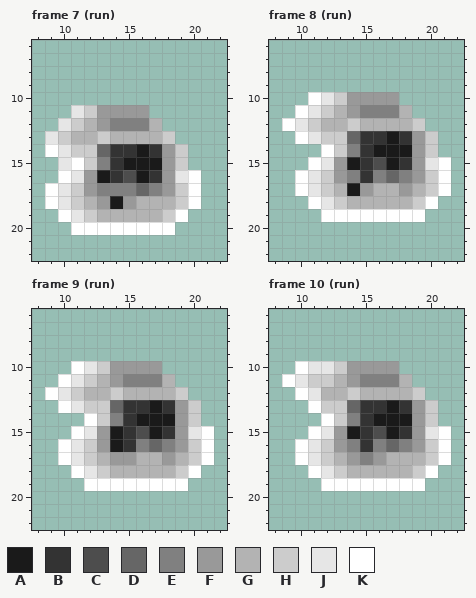
Pixel-art file: Runtime/Visuals/Characters/ParametricMan.ase. The picture above was drawn from the file before the commit.
32x32 pixels, 41 frames. Shown: frame 7 (run): x 8..22, y 6..22; frame 8 (run): x 8..22, y 6..22; frame 9 (run): x 8..22, y 6..22; frame 10 (run): x 8..22, y 6..22. The commit also changed other frames, which this record leaves out.
Visible layers, top first: "Beard", "LeftHand", "RightHand", "LeftEye", "RightEye", "LeftFoot", "RightFoot", "Head", "Legs", "Abdomen", "Torso", "Hair".
Palette (. is transparent): A #1a1a1a  B #333333  C #4d4d4d  D #666666  E #808080  F #999999  G #b3b3b3  H #cccccc  J #e6e6e6  K #ffffff
Pixels before, frame 7 (run), first column x 9:
11 ..JHFFFF....
12 .JHGFEEEG...
13 JHGGHGGGGH..
14 KJHHDBBABFH.
15 .JKHEBAAAFH.
16 .KJFABCABFJK
17 KJHFEEEDEFHK
18 KJHGFAFGGGHK
19 .KJHGGGGGHK.
20 ..KKKKKKKK..
Pixels before, frame 8 (run), first column x 9:
10 ..KJHFFFF....
11 .KJHGFEEEG...
12 KJHGGHGGGGH..
13 .KJHHDBBABFH.
14 ...KHEBAAAFH.
15 ..KJFABCABFJK
16 .KJHFEBEDEFHK
17 .KJHGAFGGFGHK
18 ..KJHGGGGGHK.
19 ...KKKKKKKK..
Pixels before, frame 9 (run), first column x 9:
10 ..KJHFFFF....
11 .KJHGFEEEG...
12 KJHGGHGGGGH..
13 .KJHHDBBABFH.
14 ...KHEBAAAFH.
15 ..KJFABCABFJK
16 .KJHFABEDEFHK
17 .KJHGFFGGFGHK
18 ..KJHGGGGGHK.
19 ...KKKKKKKK..
Pixels before, frame 10 (run), first column x 9:
10 .KJJHFFFF....
11 KJHHGFEEEG...
12 .KJGGHGGGGH..
13 ..KHHDBBABFH.
14 ...KHEBAAAFH.
15 ..KJFABCABFJK
16 .KJHFEBEDEFHK
17 .KJHGFEFGGGHK
18 ..KJHGGGGGHK.
19 ...KKKKKKKK..
After the commit:
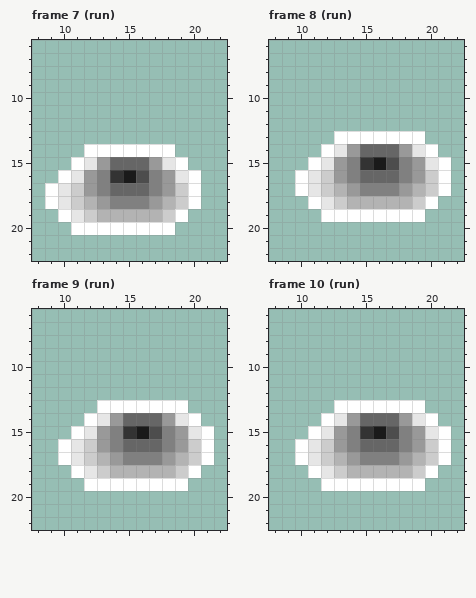
What changed:
layer "Hair" now hidden
layer "Abdomen" now hidden
layer "Legs" now hidden
layer "Head" now hidden
layer "RightFoot" now hidden
layer "LeftFoot" now hidden
layer "RightEye" now hidden
layer "LeftEye" now hidden
layer "RightHand" now hidden
layer "LeftHand" now hidden
layer "Beard" now hidden
Frame 7 (run):
y 11: x 11..16 JHFFFF -> ......
y 12: x 10..17 JHGFEEEG -> ........
y 13: x 9..18 JHGGHGGGGH -> ..........
y 14: x 9..19 KJHHDBBABFH -> ...KKKKKKK.
y 15: x 10 J -> .; x 12..19 HEBAAAFH -> JFDDDFJK
y 16: x 13 A -> E; x 15..17 CAB -> ACE
y 17: x 14..15 EE -> DD
y 18: x 14..17 AFGG -> EEEF
Frame 8 (run):
y 10: x 11..17 KJHFFFF -> .......
y 11: x 10..18 KJHGFEEEG -> .........
y 12: x 9..19 KJHGGHGGGGH -> ...........
y 13: x 10..20 KJHHDBBABFH -> ...KKKKKKK.
y 14: x 13..20 HEBAAAFH -> JFDDDFJK
y 15: x 14 A -> E; x 16..18 CAB -> ACE
y 16: x 15..16 BE -> DD
y 17: x 14..17 AFGG -> FEEE
Frame 9 (run):
y 10: x 11..17 KJHFFFF -> .......
y 11: x 10..18 KJHGFEEEG -> .........
y 12: x 9..19 KJHGGHGGGGH -> ...........
y 13: x 10..20 KJHHDBBABFH -> ...KKKKKKK.
y 14: x 13..20 HEBAAAFH -> JFDDDFJK
y 15: x 14 A -> E; x 16..18 CAB -> ACE
y 16: x 14..16 ABE -> EDD
y 17: x 15..17 FGG -> EEE
Frame 10 (run):
y 10: x 10..17 KJJHFFFF -> ........
y 11: x 9..18 KJHHGFEEEG -> ..........
y 12: x 10..19 KJGGHGGGGH -> ..........
y 13: x 11..20 KHHDBBABFH -> ..KKKKKKK.
y 14: x 13..20 HEBAAAFH -> JFDDDFJK
y 15: x 14 A -> E; x 16..18 CAB -> ACE
y 16: x 15..16 BE -> DD
y 17: x 16..18 FGG -> EEF
Changed places in both pictures, as pixel boxes (x1, y1, x2, y2):
changed: (45, 105, 188, 209)
changed: (282, 92, 438, 196)
changed: (45, 361, 201, 465)
changed: (282, 361, 438, 465)
